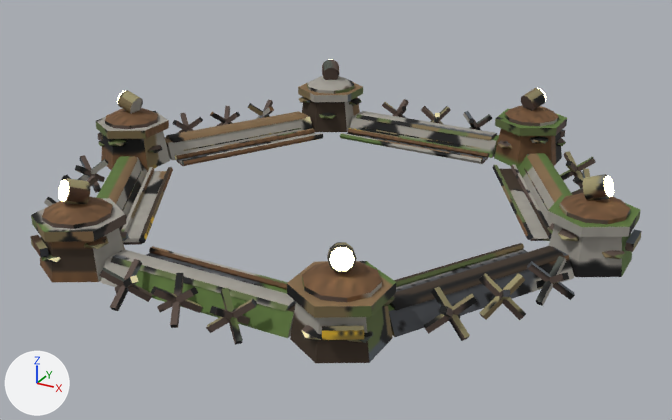
A saved change to the glTF model game/assets/models/fort_l6.glb.
Both versions are drawn from a 50 mm lens placed at (1.398, -2.534, 1.247), pointed at (0.033, -0.051, 0.006). The axes (+X, +Y, +Z) are drawn at lower left. The lights are the same throughout. The picture after the commit comes second. Where no turn or scale is listed for an object, it has been applied to the vertices. Vertices at exactly the same position are counted once.

Objects in the first picture: 'fort_l6'.
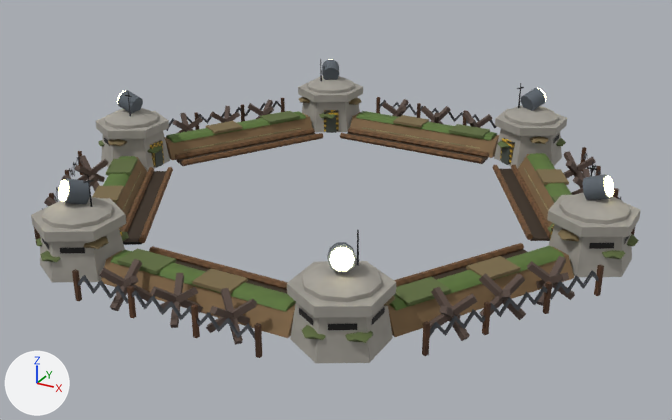
Location of each change, [x1, y1, x2, y2] in pixels of the pictures (672 x 420 px):
'fort_l6', reshaped: before [30, 59, 642, 363]; after [31, 59, 641, 363]
part 1 of me_cube, added: after [449, 124, 490, 138]
part 2 of me_cube, added: after [393, 115, 429, 128]
part 3 of me_cube, added (green): after [118, 248, 176, 274]
part 4 of me_cube, added (brown): after [192, 268, 248, 294]
part 5 of me_cube, deleted: before [625, 229, 642, 252]
part 6 of me_cube, built on: before [30, 129, 565, 340]; after [34, 59, 636, 358]
part 7 of me_cube, surface changed: [31, 59, 641, 363] in both

Diff of the bpy script that builds the scene:
```diff
--- a/game/assets/models/fort_l6.glb.py
+++ b/game/assets/models/fort_l6.glb.py
@@ me_cube @@
 # used by ob_fort_l6; location = (0.645, 0.372, 0.03)
-me_cube.from_pydata(...)  # 2220 vertices, 3624 faces; spans x -1.64..0.35, y -1.29..0.55, z -0.03..0.24
+me_cube.from_pydata(...)  # 3228 vertices, 4548 faces; spans x -1.63..0.34, y -1.29..0.55, z -0.03..0.26
+# me_cube part 1: a new loose piece, a box spanning x -0.5246..-0.387, y 0.3299..0.4149, z 0.034..0.044, in mat_baked (picture img_bake)
+# me_cube part 2: a new loose piece, a box spanning x -0.7654..-0.645, y 0.3299..0.4149, z 0.034..0.044, in mat_baked (picture img_bake)
+# me_cube part 3: a new loose piece, a box spanning x -0.903..-0.7654, y -1.1597..-1.0747, z 0.034..0.044, in mat_baked (picture img_bake)
+# me_cube part 4: a new loose piece, a box spanning x -0.645..-0.5246, y -1.1597..-1.0747, z 0.034..0.044, in mat_baked (picture img_bake)
+# me_cube part 5: the loose piece of 8 vertices spanning x 0.32..0.35, y -0.42..-0.32, z 0.05..0.07 is deleted
+# me_cube part 6: 32 vertices removed from x -1.18..-0.11, y -1.26..0.51, z 0.05..0.07; 1016 vertices added at x -1.61..0.32, y -1.29..0.55, z -0.03..0.26
+# me_cube part 7: 3379 kept faces spanning x -1.63..0.34, y -1.29..0.55, z -0.03..0.24 get new texture (UV) coordinates
+# other edits to the shape of me_cube do not show in these pictures
 me_cube.materials.append(mat_baked)
```
